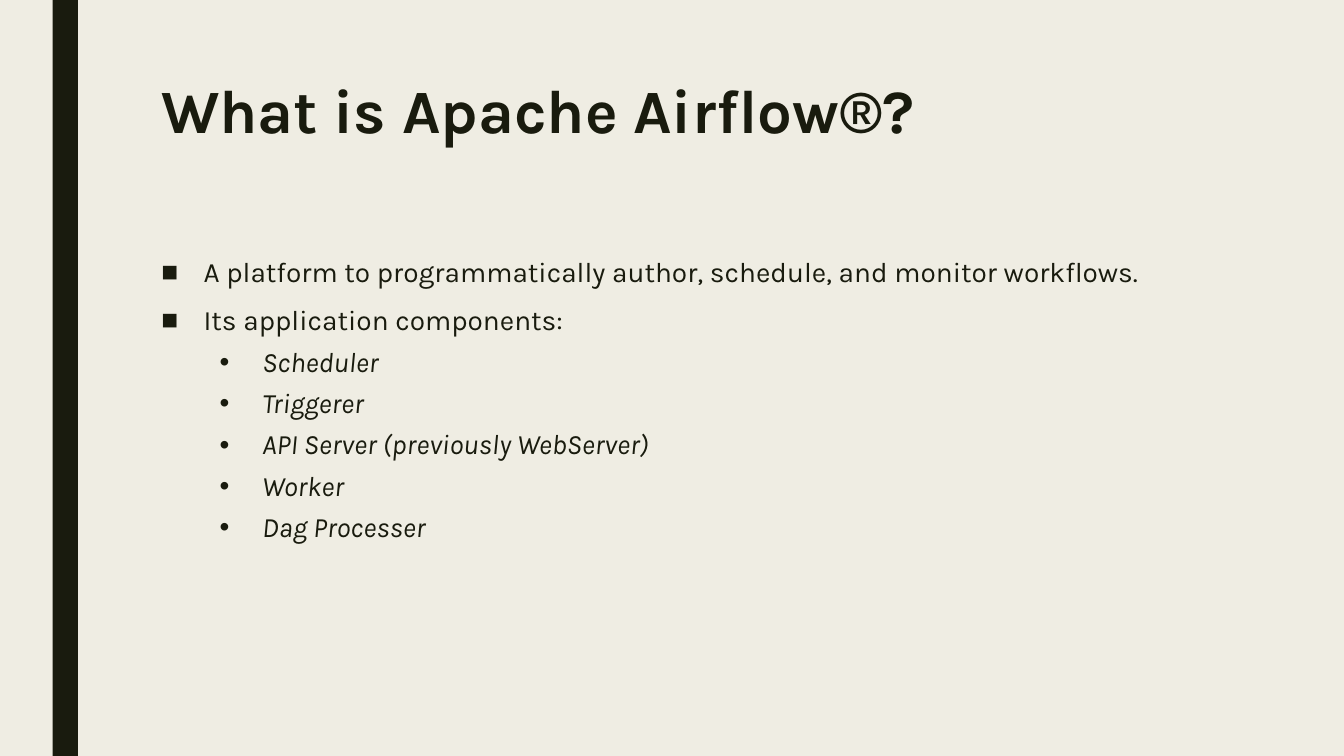
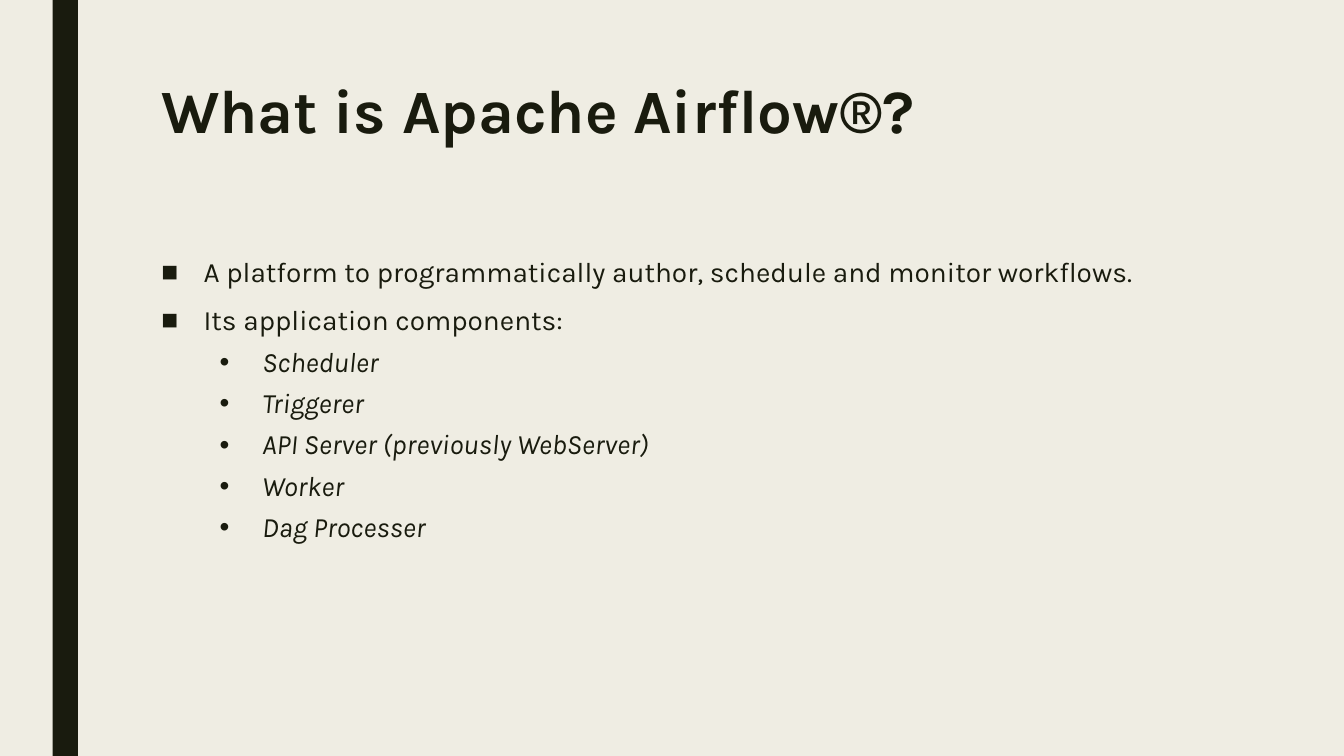
Before and after one commit to ahmadtfarhan/airflow-tinkerpop-demo, a slide deck: slide 2 of DemoSlides.pptx. Drawn at 1344x756 pixels with LibreOffice and Linux fonts; fonts in the diff are those of the drawing. Boxes give left, top, right and bottom in pixels: in the first picture for what was removed or moved away, otherwise in the second. Text is boxed around its words. In the diff, an @@ line names an element or a change of style, - is before the commit and + after.

```diff
--- a/DemoSlides.pptx
+++ b/DemoSlides.pptx
@@ text at (204, 262, 1132, 289): text changed @@
-■ A platform to programmatically author, schedule, and monitor workflows.
+■ A platform to programmatically author, schedule and monitor workflows.
```
Also in this commit, not shown: 2 other slides changed, 1 other file.
